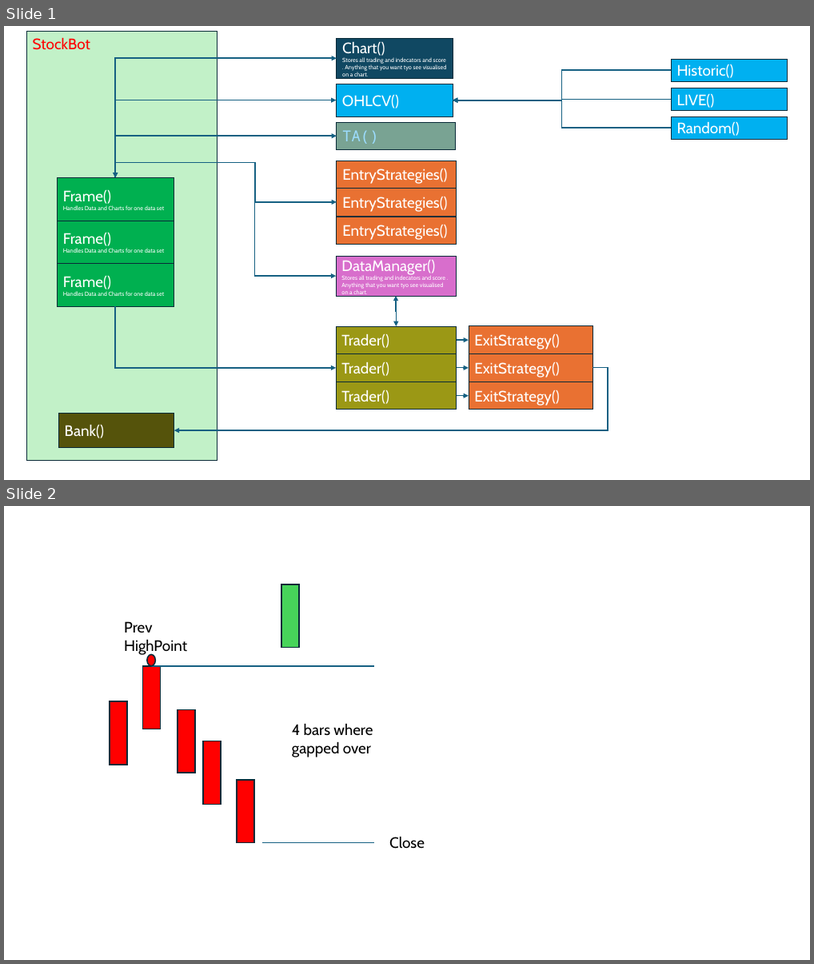
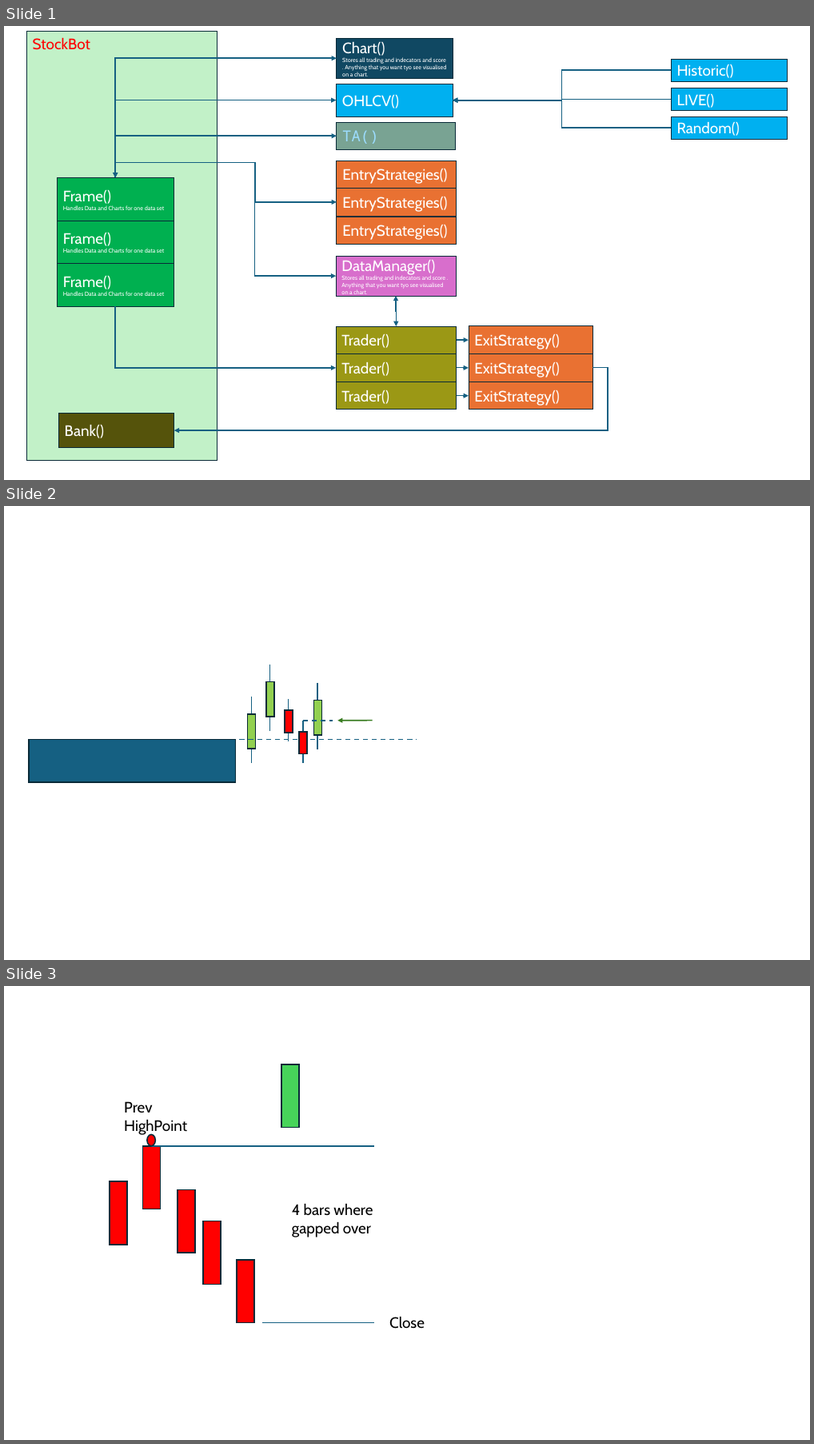
Before and after one commit to Design-01/stockbot_4, a slide deck: architecture.pptx. Shown one above the other, each under a label of ours: slides 1 and 2 before the commit, slides 1, 2 and 3 after it. The pictures are 814x964 and 814x1444 pixels, drawn with LibreOffice and Linux fonts; fonts in the diff are those of the drawing. Boxes give left, top, right and bottom in pixels: in the first picture for what was removed or moved away, otherwise in the second. Text is boxed around its words. In the diff, an @@ line names an element or a change of style, - is before the commit and + after.

```diff
--- a/architecture.pptx
+++ b/architecture.pptx
@@ slide 2 added at (x1=4, y1=506, x2=810, y2=960), background #FFFFFF @@
@@ line added from (270, 664) to (270, 731), #156082 1.5 pt @@
@@ line added from (251, 696) to (251, 763), #156082 1.5 pt @@
@@ rectangle added at (x1=266, y1=681, x2=274, y2=716), fill #92D050, outline #092A39 1.5 pt @@
@@ line added from (318, 683) to (318, 749), #156082 1.5 pt @@
@@ rectangle added at (x1=248, y1=714, x2=256, y2=748), fill #92D050, outline #092A39 1.5 pt @@
@@ rectangle added at (x1=285, y1=711, x2=293, y2=733), fill #FF0000, outline #092A39 1.5 pt @@
@@ line added from (288, 699) to (288, 742), #156082 1.5 pt @@
@@ line added from (303, 720) to (303, 763), #156082 1.5 pt @@
@@ line added from (303, 720) to (333, 720), #156082 1.5 pt dashed @@
@@ rectangle added at (x1=314, y1=700, x2=322, y2=735), fill #92D050, outline #092A39 1.5 pt @@
@@ arrow added from (373, 720) to (338, 720), #3B7D23 1.5 pt @@
@@ rectangle added at (x1=29, y1=740, x2=236, y2=782), fill #156082, outline #092A39 1.5 pt @@
@@ line added from (239, 740) to (417, 740), #156082 1.5 pt dashed @@
@@ rectangle added at (x1=299, y1=732, x2=307, y2=754), fill #FF0000, outline #092A39 1.5 pt @@
@@ what was slide 2 is now slide 3 @@
```
Also in this commit, not shown: 1 other slide added, 5 other files.
